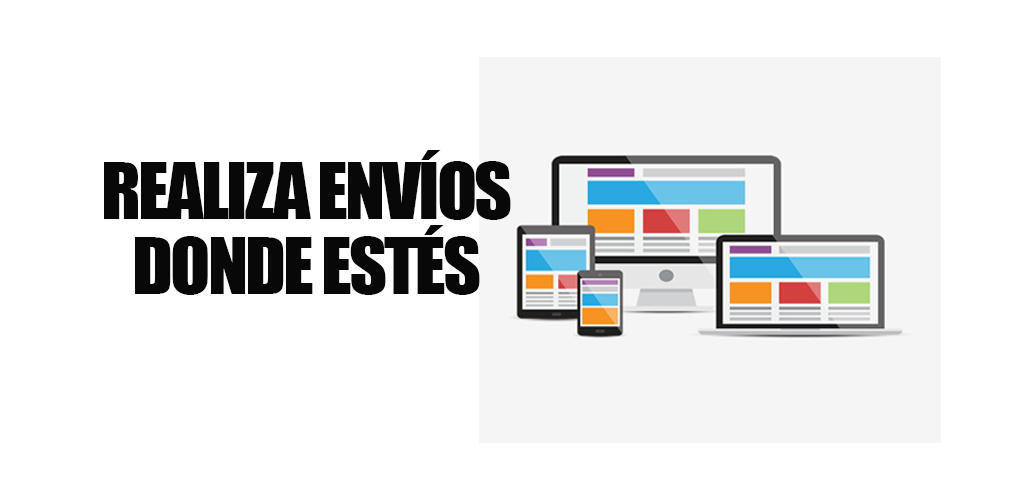
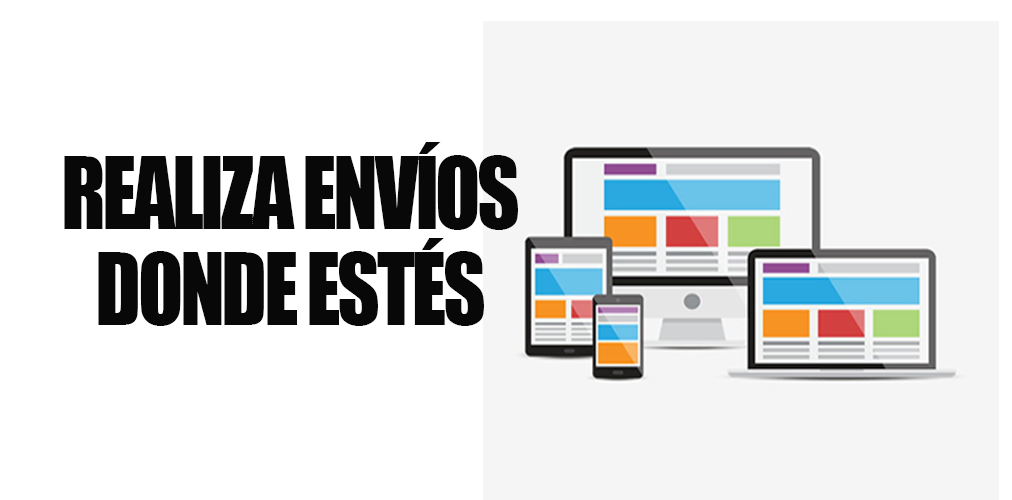
Comparing the layer stacks of the two 1012 × 500 images. Changes:
painted on "REALIZA ENVÍOS DONDE ESTÉS" over (64, 142, 518, 326)
painted on "Capa 1" over (479, 21, 999, 500)
